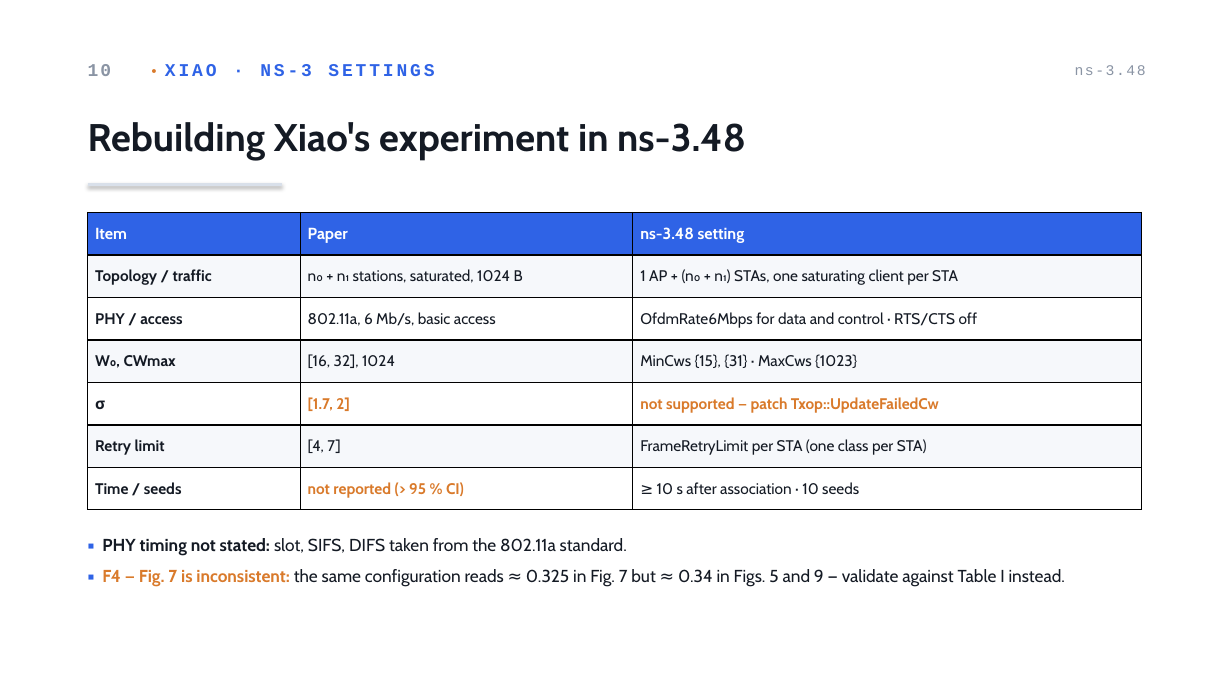
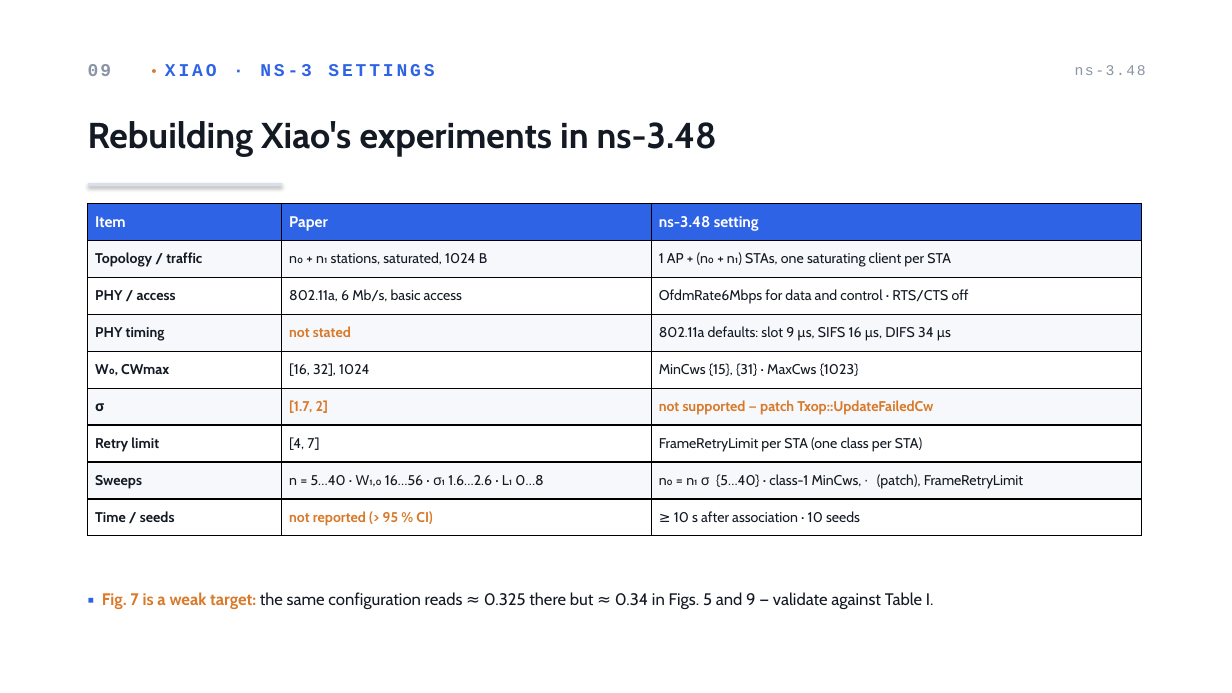
Before and after one commit to AhmadRifqi86/MWN-2026-M11402804-Rifqi, a slide deck: slide 10 of assets/ppt/a3-M11402804-AhmadRifqi.pptx (slide 11 before the commit). Drawn at 1232x693 pixels with LibreOffice and Linux fonts; fonts in the diff are those of the drawing. Boxes give left, top, right and bottom in pixels: in the first picture for what was removed or moved away, otherwise in the second. Text is boxed around its words. In the diff, an @@ line names an element or a change of style, - is before the commit and + after.

```diff
--- a/assets/ppt/a3-M11402804-AhmadRifqi.pptx
+++ b/assets/ppt/a3-M11402804-AhmadRifqi.pptx
@@ text at box(88, 64, 434, 76): text changed @@
-10 • XIAO · NS-3 SETTINGS
+09 • XIAO · NS-3 SETTINGS
@@ text at box(88, 121, 717, 157): text changed; size 30 to 28 pt @@
-Rebuilding Xiao's experiment in ns-3.48
+Rebuilding Xiao's experiments in ns-3.48
@@ table at box(88, 203, 1141, 536) @@
+row 4: PHY timing | not stated | 802.11a defaults: slot 9 µs, SIFS 16 µs, DIFS 34 µs
+row 8: Sweeps | n = 5…40 · W₁,₀ 16…56 · σ₁ 1.6…2.6 · L₁ 0…8 | n₀ = n₁ ∈ {5…40} · class-1 MinCws, σ (patch), FrameRetryLimit
@@ table: place and size @@
-table at box(88, 213, 1141, 510)
+table at box(88, 203, 1141, 536)
@@ text at box(102, 592, 934, 609): text changed; size 13.5 to 13 pt @@
-▪ PHY timing not stated: slot, SIFS, DIFS taken from the 802.11a standard.
-▪ F4 — Fig. 7 is inconsistent: the same configuration reads ≈ 0.325 in Fig. 7 but ≈ 0.34 in Figs. 5 and 9 — validate against Table I instead.
+▪ Fig. 7 is a weak target: the same configuration reads ≈ 0.325 there but ≈ 0.34 in Figs. 5 and 9 — validate against Table I.
```
Also in this commit, not shown: 11 other slides changed, 1 slide removed, 2 other files.
